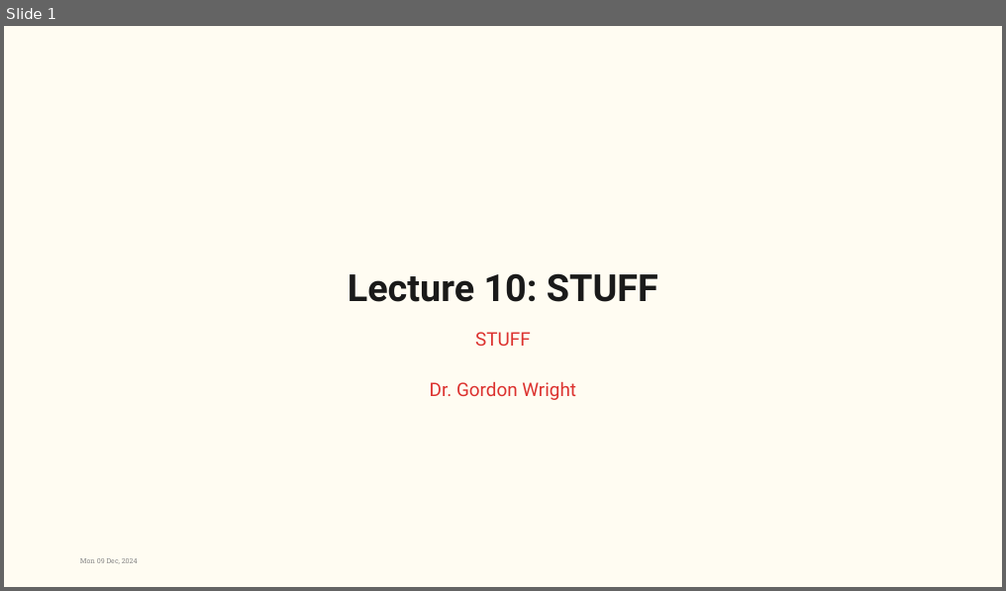
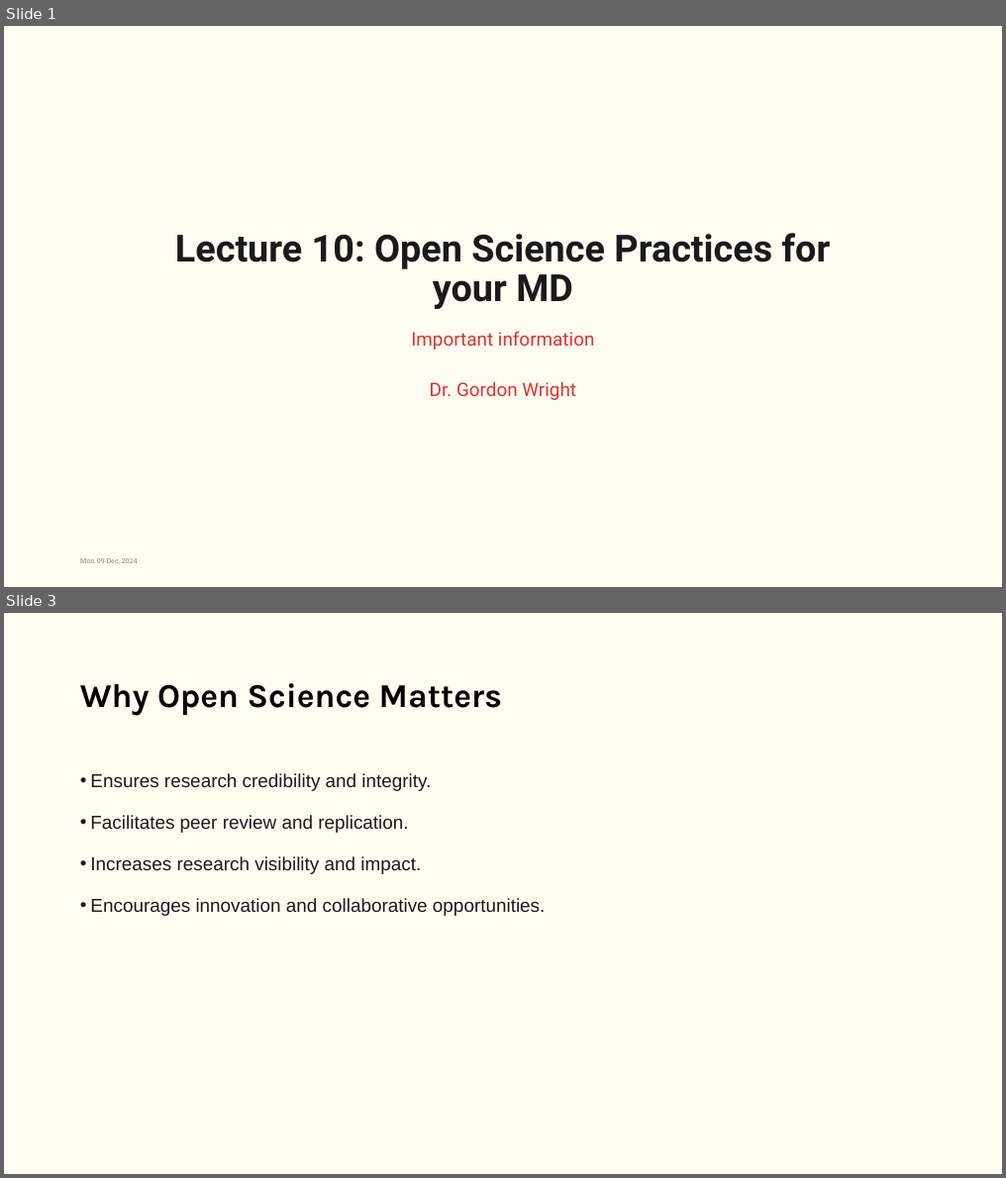
Before and after one commit to LittleMonkeyLab/PS52007Dslides, a slide deck: week10/lecture.pptx. Shown one above the other, each under a label of ours: slide 1 before the commit, slides 1 and 3 after it; the slides between them are not shown. The pictures are 1006x591 and 1006x1178 pixels, drawn with LibreOffice and Linux fonts; fonts in the diff are those of the drawing; background and template pictures are left out. Boxes give left, top, right and bottom in pixels: in the first picture for what was removed or moved away, otherwise in the second. Text is boxed around its words. In the diff, an @@ line names an element or a change of style, - is before the commit and + after.

```diff
--- a/week10/lecture.pptx
+++ b/week10/lecture.pptx
@@ slide 3 added at (4, 613, 1002, 1174), background #FFFCF2 @@
@@ title added at (80, 683, 502, 716), 32 pt, text #000000, bold @@
+Why Open Science Matters
@@ text added at (90, 773, 545, 916), 18 pt, text #1A1A1A @@
+• Ensures research credibility and integrity.
+• Facilitates peer review and replication.
+• Increases research visibility and impact.
+• Encourages innovation and collaborative opportunities.
@@ slide 1 changed as well @@
@@ title at (175, 233, 831, 309): text changed @@
-Lecture 10: STUFF
+Lecture 10: Open Science Practices for your MD
@@ subtitle at (411, 331, 595, 400): text changed @@
-STUFF
-Dr. Gordon Wright
+Important information
+Dr. Gordon Wright
```
Also in this commit, not shown: 6 other slides added, 20 slides removed, 45 other files.
